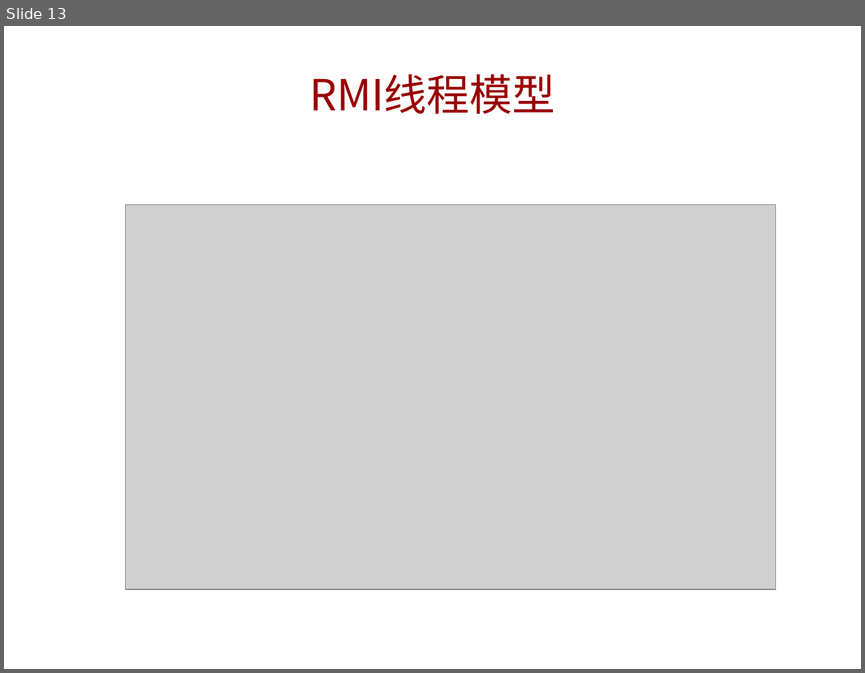
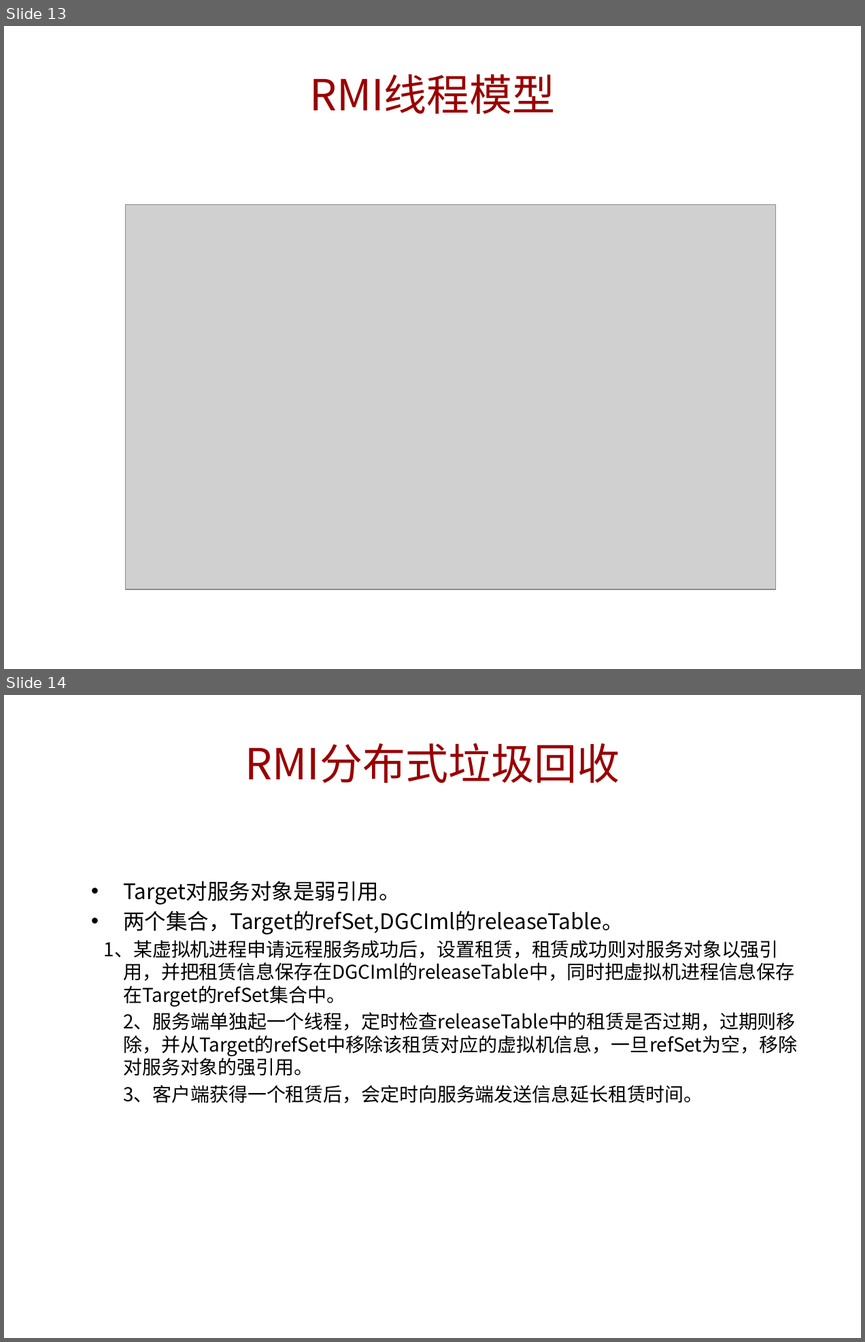
Before and after one commit to jianzijian/Hello-World, a slide deck: RMI学习分享.pptx. Shown one above the other, each under a label of ours: slide 13 before the commit, slides 13 and 14 after it. The pictures are 865x673 and 865x1342 pixels, drawn with LibreOffice and Linux fonts; fonts in the diff are those of the drawing; grey boxes stand for pictures; background and template pictures are left out. Boxes give left, top, right and bottom in pixels: in the first picture for what was removed or moved away, otherwise in the second. Text is boxed around its words. In the diff, an @@ line names an element or a change of style, - is before the commit and + after.

```diff
--- a/RMI学习分享.pptx
+++ b/RMI学习分享.pptx
@@ slide 14 added at <box>4,695,861,1338</box>, background picture (left out) @@
@@ title added at <box>245,743,620,783</box>, 36 pt, text #990000 @@
+RMI分布式垃圾回收
@@ text added at <box>104,881,797,1103</box>, 16 pt, text #000000 @@
+• Target对服务对象是弱引用。
+• 两个集合，Target的refSet,DGCIml的releaseTable。
+1、某虚拟机进程申请远程服务成功后，设置租赁，租赁成功则对服务对象以强引用，并把租赁信息保存在DGCIml的releaseTable中，同时把虚拟机进程信息保存在Target的refSet集合中。
+2、服务端单独起一个线程，定时检查releaseTable中的租赁是否过期，过期则移除，并从Target的refSet中移除该租赁对应的虚拟机信息，一旦refSet为空，移除对服务对象的强引用。
+3、客户端获得一个租赁后，会定时向服务端发送信息延长租赁时间。
```
Also in this commit, not shown: 1 slide changed, 19 other files.
